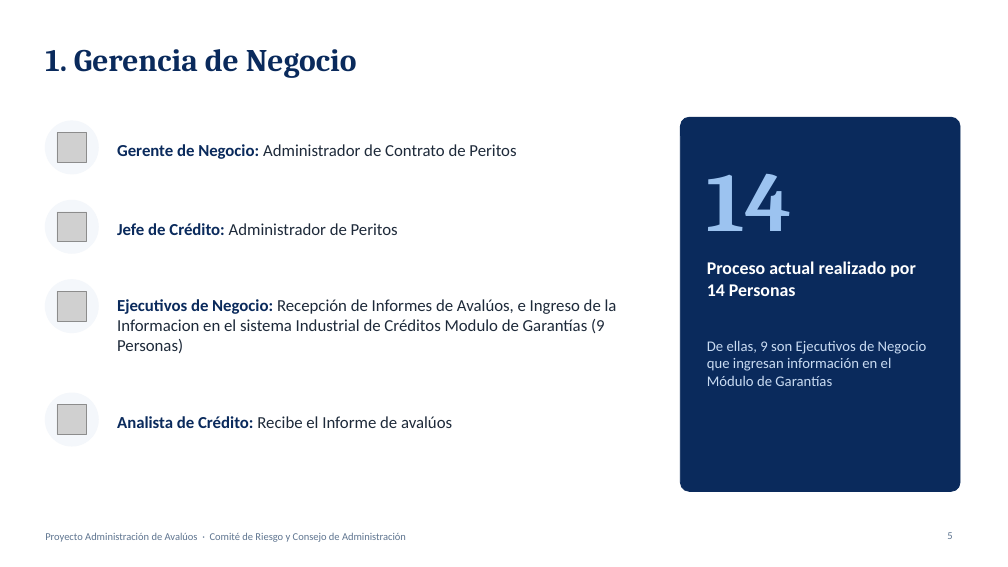
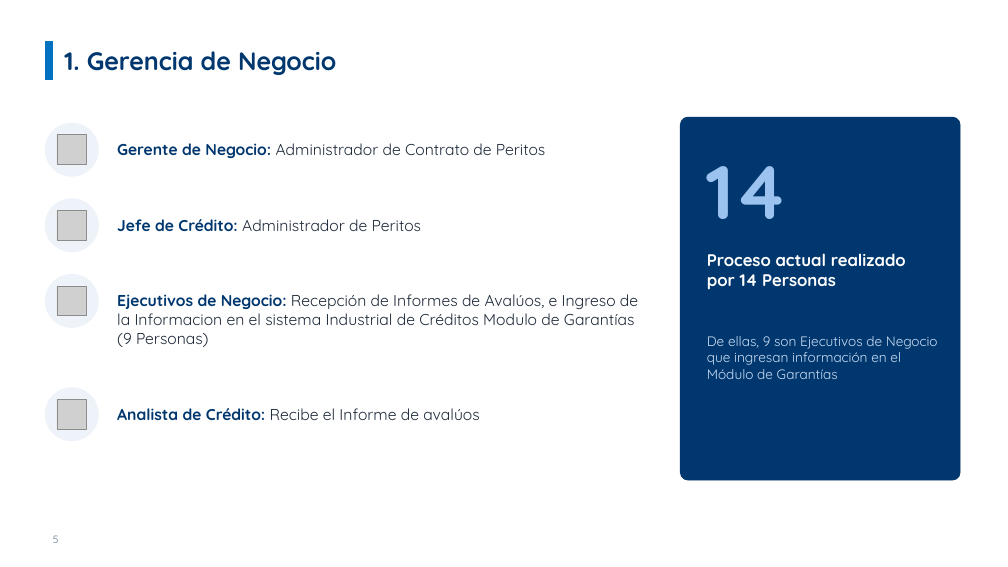
Before and after one commit to menjivar201280/riesgo, a slide deck: slide 5 of administracion-avaluos/Proyecto_Administracion_de_Avaluos.pptx. Drawn at 1008x567 pixels with LibreOffice and Linux fonts; fonts in the diff are those of the drawing; grey boxes stand for pictures; background and template pictures are left out. Boxes give left, top, right and bottom in pixels: in the first picture for what was removed or moved away, otherwise in the second. Text is boxed around its words. In the diff, an @@ line names an element or a change of style, - is before the commit and + after.

```diff
--- a/administracion-avaluos/Proyecto_Administracion_de_Avaluos.pptx
+++ b/administracion-avaluos/Proyecto_Administracion_de_Avaluos.pptx
@@ title "1. Gerencia de Negocio" moved from (x1=45, y1=49, x2=357, y2=78) to (x1=64, y1=51, x2=336, y2=75) @@
@@ title "1. Gerencia de Negocio" at (x1=64, y1=51, x2=336, y2=75): size 30 to 24 pt, font Cambria to Quicksand, text colour #0A2A5C to #00376E @@
@@ rectangle added at (x1=45, y1=42, x2=53, y2=79), fill #0070C0, outline #0070C0 1 pt @@
@@ text "Gerente de Negocio: Administrador de ..." at (x1=117, y1=143, x2=545, y2=158): size 16 to 15 pt, font Calibri to Quicksand; text colour #0A2A5C to #00376E in "Gerente de Negocio:" @@
@@ rounded rectangle resized from (x1=681, y1=117, x2=960, y2=492) to (x1=681, y1=117, x2=960, y2=480) @@
@@ rounded rectangle at (x1=681, y1=117, x2=960, y2=480): fill #0A2A5C to #00376E; outline #0A2A5C 0.75 pt to #00376E 0.75 pt; proportions changed @@
@@ text "14" at (x1=707, y1=166, x2=788, y2=219): size 80 to 72 pt, font Cambria to Quicksand @@
@@ text "Jefe de Crédito: Administrador de ..." at (x1=117, y1=219, x2=421, y2=231): size 16 to 15 pt, font Calibri to Quicksand; text colour #0A2A5C to #00376E in "Jefe de Crédito:" @@
@@ text "Ejecutivos de Negocio: Recepción de ..." at (x1=117, y1=294, x2=638, y2=347): size 16 to 15 pt, font Calibri to Quicksand; text colour #0A2A5C to #00376E in "Ejecutivos de Negocio:" @@
@@ text "Proceso actual realizado por 14 ..." moved from (x1=707, y1=261, x2=916, y2=296) to (x1=707, y1=253, x2=906, y2=290) @@
@@ text "Proceso actual realizado por 14 ..." at (x1=707, y1=253, x2=906, y2=290): size 17 to 16 pt, font Calibri to Quicksand @@
@@ text "De ellas, 9 son Ejecutivos ..." at (x1=707, y1=336, x2=938, y2=379): size 14 to 13 pt, font Calibri to Quicksand @@
@@ fill #F4F7FB to #EEF3F9; outline #F4F7FB 1 pt to #EEF3F9 1 pt in 4 elements at (x1=45, y1=199, x2=98, y2=252), (x1=45, y1=123, x2=98, y2=176), (x1=45, y1=274, x2=98, y2=327), (x1=45, y1=388, x2=98, y2=441) @@
@@ 2 pictures, 2 ellipses moved together from (x1=45, y1=280, x2=98, y2=446) to (x1=45, y1=274, x2=98, y2=441) @@
@@ text "Analista de Crédito: Recibe el ..." moved from (x1=117, y1=416, x2=452, y2=428) to (x1=117, y1=408, x2=479, y2=420) @@
@@ text "Analista de Crédito: Recibe el ..." at (x1=117, y1=408, x2=479, y2=420): size 16 to 15 pt, font Calibri to Quicksand; text colour #0A2A5C to #00376E in "Analista de Crédito:" @@
@@ page number moved from (x1=947, y1=532, x2=952, y2=539) to (x1=53, y1=535, x2=59, y2=543) @@
@@ page number at (x1=53, y1=535, x2=59, y2=543): font Calibri to Quicksand; alignment right to left @@
@@ text removed at (x1=45, y1=532, x2=406, y2=542) @@
-Proyecto Administración de Avalúos · Comité de Riesgo y Consejo de Administración
```
Also in this commit, not shown: 15 other slides changed, 2 slides added.
